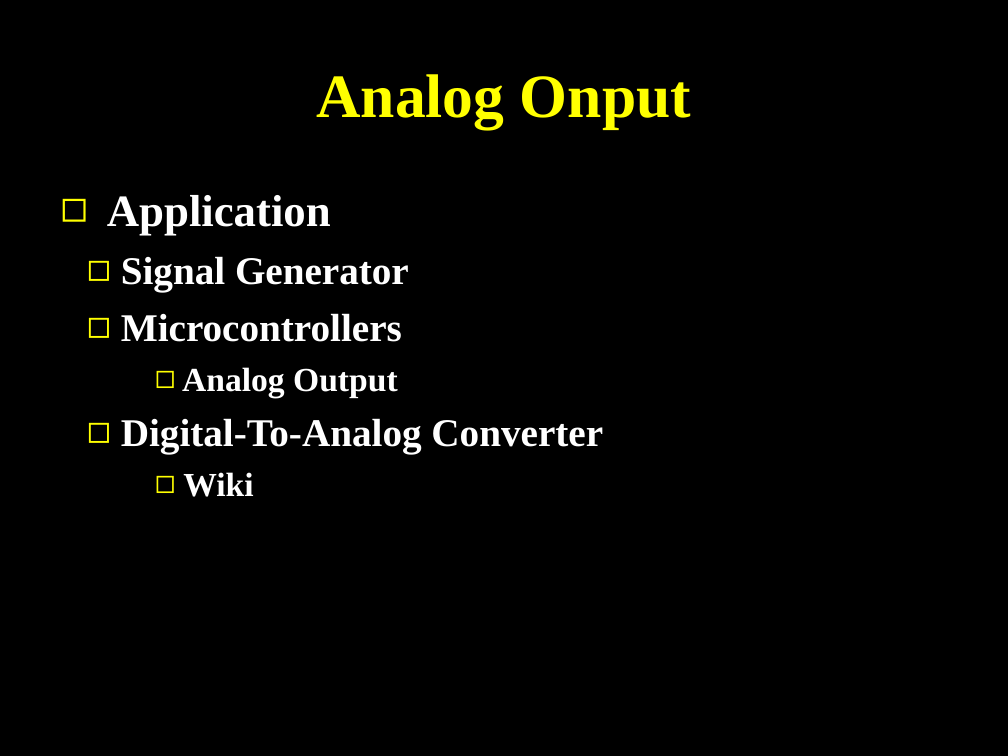
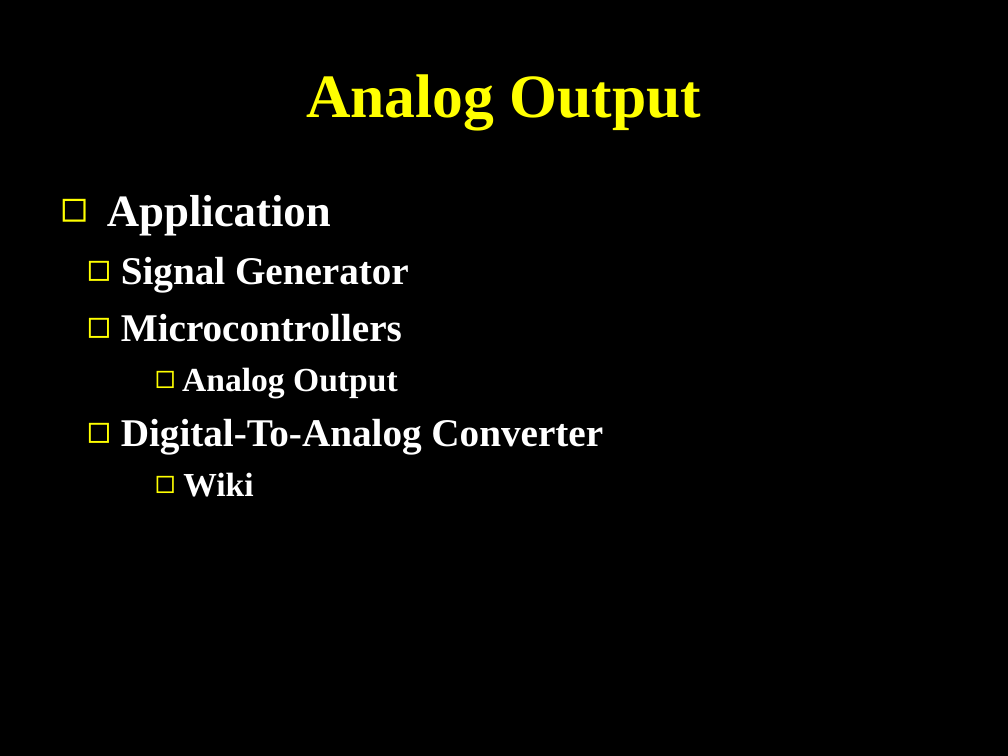
Before and after one commit to SJTUCourse/BI450, a slide deck: slide 7 of Lectures/2016 Fall/Lecture 2/Lecture 2.ppt. Drawn at 1008x756 pixels with LibreOffice and Linux fonts; fonts in the diff are those of the drawing. Boxes give left, top, right and bottom in pixels: in the first picture for what was removed or moved away, otherwise in the second. Text is boxed around its words. In the diff, an @@ line names an element or a change of style, - is before the commit and + after.

```diff
--- a/Lectures/2016 Fall/Lecture 2/Lecture 2.ppt
+++ b/Lectures/2016 Fall/Lecture 2/Lecture 2.ppt
@@ title at box(306, 74, 702, 129): text changed @@
-Analog Onput
+Analog Output
```
Also in this commit, not shown: 2 other files.
